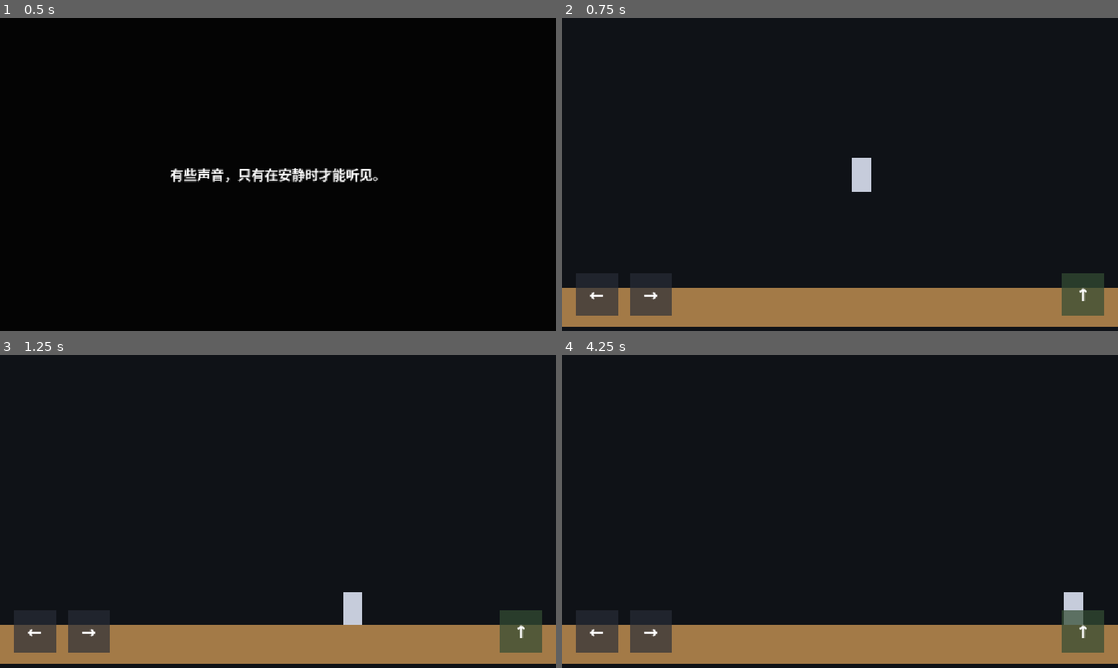
Above: before the commit, frames 1-4 (two rows, left to right).
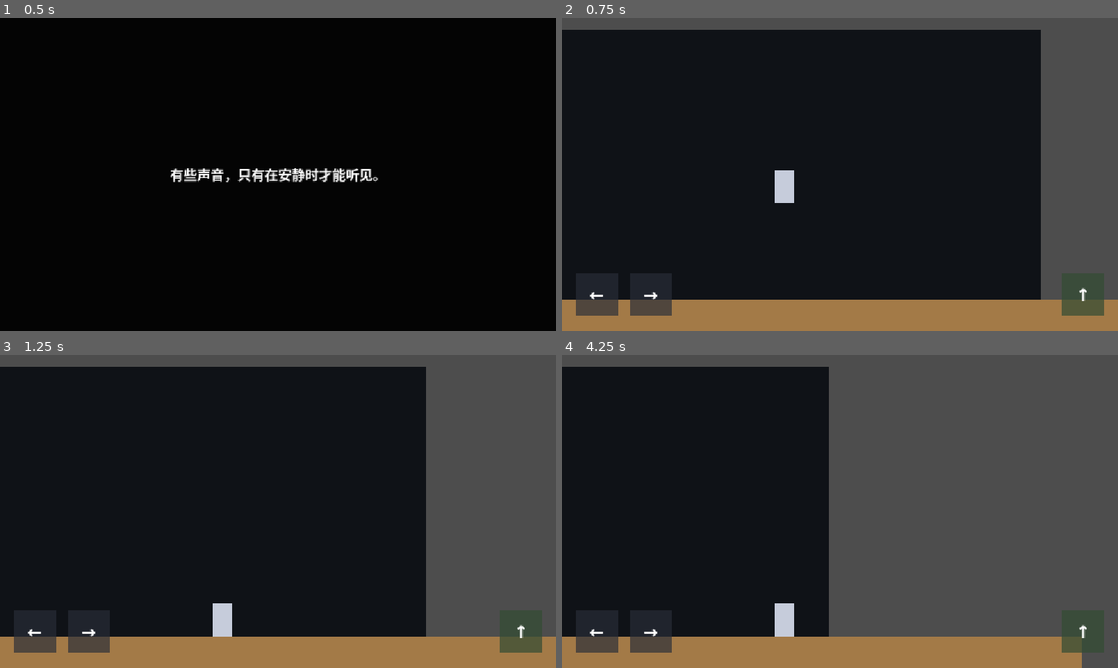
Above: after the commit, the same moments.

Repository: wenshuchuan0101-lab/A-Gift-for-the-land
Game: Godot game, scene res://Opening.tscn
Two runs of this game, one before a commit and one after it. Both use one fixed random seed, a clock stepped at 60 frames per second and the inputs below.
Inputs (mouse positions are in pixels of both pictures, inside the frame that each line leads up to):
- Up to frame 1 (0.5 s): no input
- Up to frame 2 (0.75 s): tap Enter at 0.5 s; move the mouse to (962, 158) at 0.52 s; hold D (move_right) from 0.53 s (still down); click (962, 158) at 0.67 s
- Up to frame 3 (1.25 s): keep holding D (move_right); tap Space (jump) at 0.77 s
- Up to frame 4 (4.25 s): move the mouse to (728, 527) at 1.27 s; tap Space (jump) at 1.52, 3.02, 3.77 s; move the mouse to (895, 442) at 2.02 s; release D (move_right) at 2.03 s; hold A (move_left) 2.03-2.78 s; move the mouse to (812, 574) at 2.77 s; hold D (move_right) from 2.78 s (still down); click (812, 574) at 2.92 s; move the mouse to (1006, 558) at 3.52 s

Frame 1 is identical in both runs. In frame 2, 21% of the frame differs, in the area x 0-100%, y 0-100%; in frame 3, 28%; in frame 4, 52%.

Commit message:
实现玩家横向镜头跟随

Diff:
--- a/Player.tscn
+++ b/Player.tscn
@@ -14,3 +14,14 @@
 [node name="Visual" type="Polygon2D" parent="."]
 polygon = PackedVector2Array(-20, -35, 20, -35, 20, 35, -20, 35)
 color = Color(0.78, 0.8, 0.86, 1)
+
+[node name="Camera2D" type="Camera2D" parent="."]
+offset = Vector2(115.2, 0)
+enabled = true
+position_smoothing_enabled = false
+drag_horizontal_enabled = false
+drag_vertical_enabled = true
+drag_vertical_offset = 0.0
+drag_top_margin = 1.0
+drag_bottom_margin = 1.0
+ignore_rotation = true
